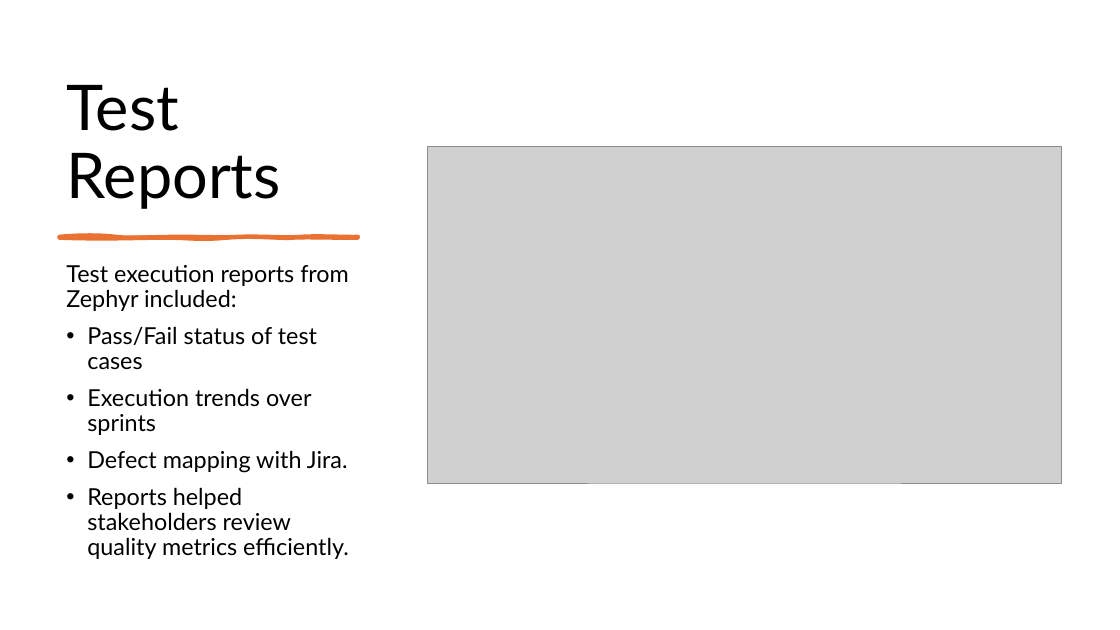
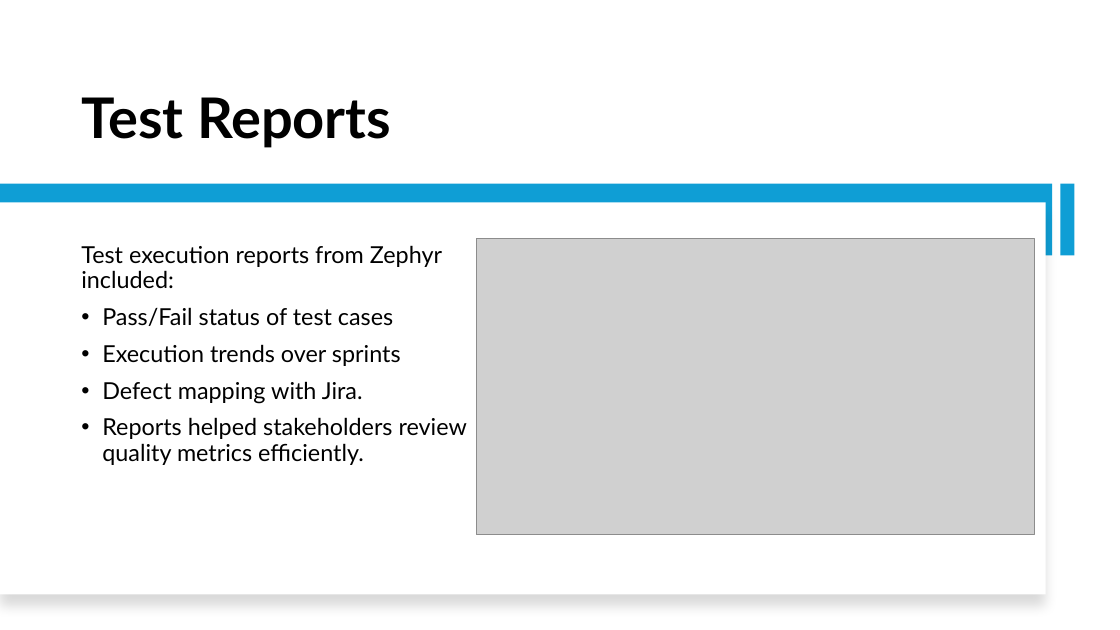
Before and after one commit to kirankumar792001/SauceDemo_CapstoneProject, a slide deck: slide 10 of PPT.pptx (slide 11 before the commit). Drawn at 1120x630 pixels with LibreOffice and Linux fonts; fonts in the diff are those of the drawing; grey boxes stand for pictures. Boxes give left, top, right and bottom in pixels: in the first picture for what was removed or moved away, otherwise in the second. Text is boxed around its words. In the diff, an @@ line names an element or a change of style, - is before the commit and + after.

```diff
--- a/PPT.pptx
+++ b/PPT.pptx
@@ title "Test Reports": place and size @@
-title "Test Reports" at [66, 85, 280, 209]
+title "Test Reports" at [81, 97, 391, 148]
@@ title "Test Reports" at [81, 97, 391, 148]: size 54 to 48 pt, bold on @@
@@ rectangle added at [0, 184, 1053, 255], fill #0F9ED5 @@
@@ rectangle added at [0, 202, 1046, 595], fill #FFFFFF @@
@@ rectangle added at [1060, 184, 1075, 255], fill #0F9ED5 @@
@@ freeform shape removed at [59, 236, 358, 238] @@
@@ text "Test execution reports from Zephyr ..." rewrapped from [66, 265, 349, 559] to [81, 245, 467, 465] @@
@@ picture: place and size @@
-picture at [428, 147, 1062, 483]
+picture at [476, 239, 1034, 534]
```
Also in this commit, not shown: 12 other slides changed, 1 slide added.
